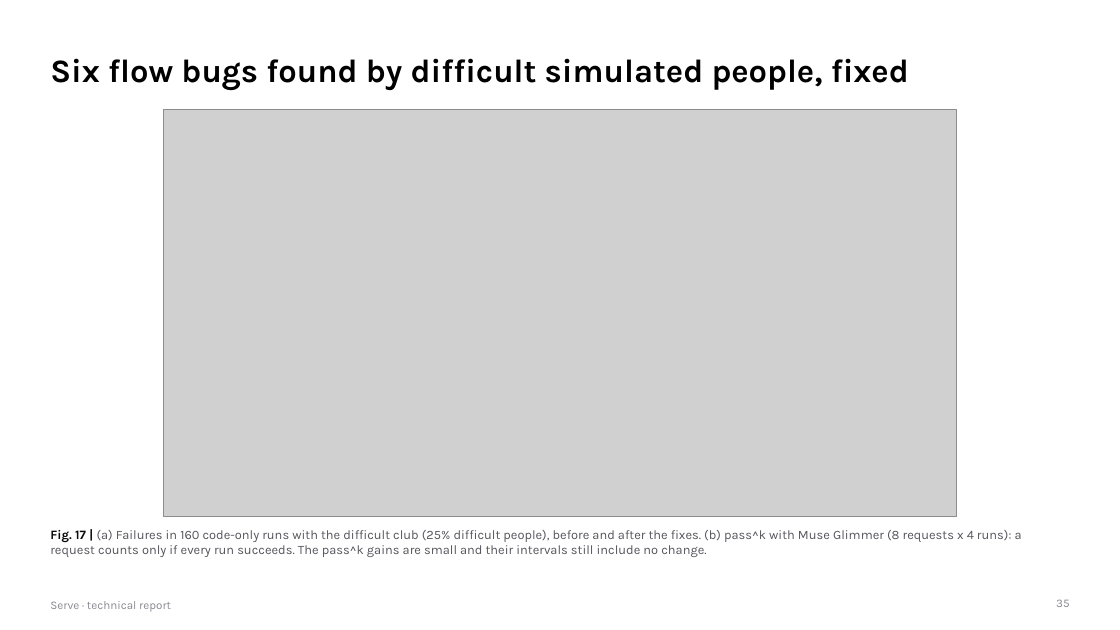
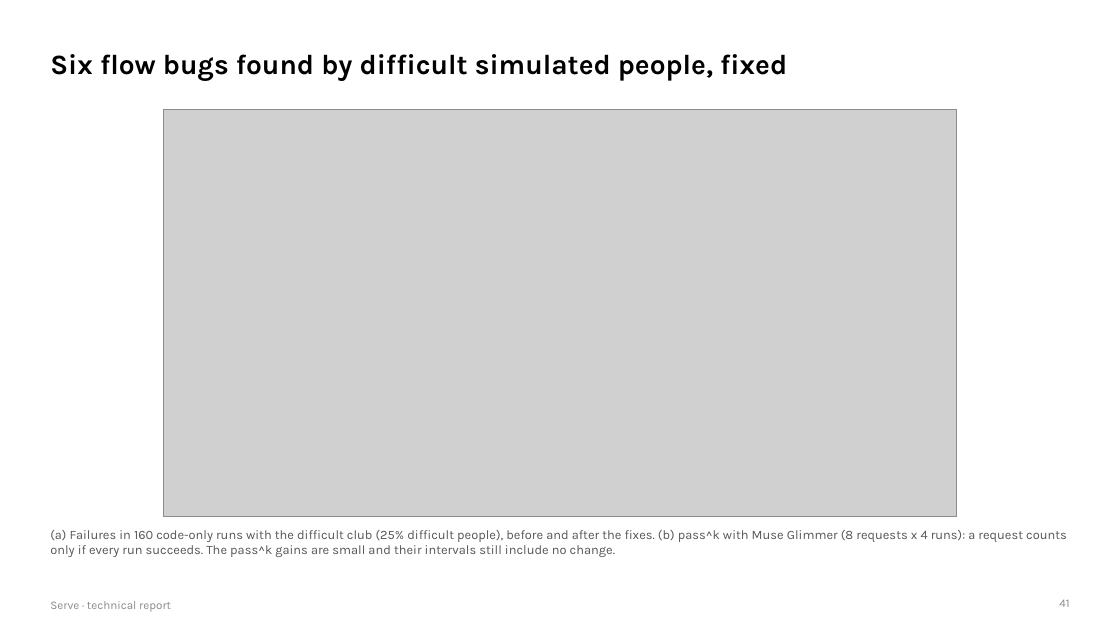
Before and after one commit to gino6178/serve-meta-hackathon, a slide deck: slide 41 of submission/pdf/serve_technical_report.pptx (slide 35 before the commit). Drawn at 1120x630 pixels with LibreOffice and Linux fonts; fonts in the diff are those of the drawing; grey boxes stand for pictures. Boxes give left, top, right and bottom in pixels: in the first picture for what was removed or moved away, otherwise in the second. Text is boxed around its words. In the diff, an @@ line names an element or a change of style, - is before the commit and + after.

```diff
--- a/submission/pdf/serve_technical_report.pptx
+++ b/submission/pdf/serve_technical_report.pptx
@@ title "Six flow bugs found by ..." at [50,54,787,81]: size 28 to 24 pt @@
@@ text at [50,530,1067,557]: text changed @@
-Fig. 17 | (a) Failures in 160 code-only runs with the difficult club (25% difficult people), before and after the fixes. (b) pass^k with Muse Glimmer (8 requests x 4 runs): a request counts only if every run succeeds. The pass^k gains are small and their intervals still include no change.
+(a) Failures in 160 code-only runs with the difficult club (25% difficult people), before and after the fixes. (b) pass^k with Muse Glimmer (8 requests x 4 runs): a request counts only if every run succeeds. The pass^k gains are small and their intervals still include no change.
@@ page number at [1059,600,1069,607]: text changed @@
-35
+41
```
Also in this commit, not shown: 36 other slides changed, 7 slides added, 3 slides removed, 4 other files.
